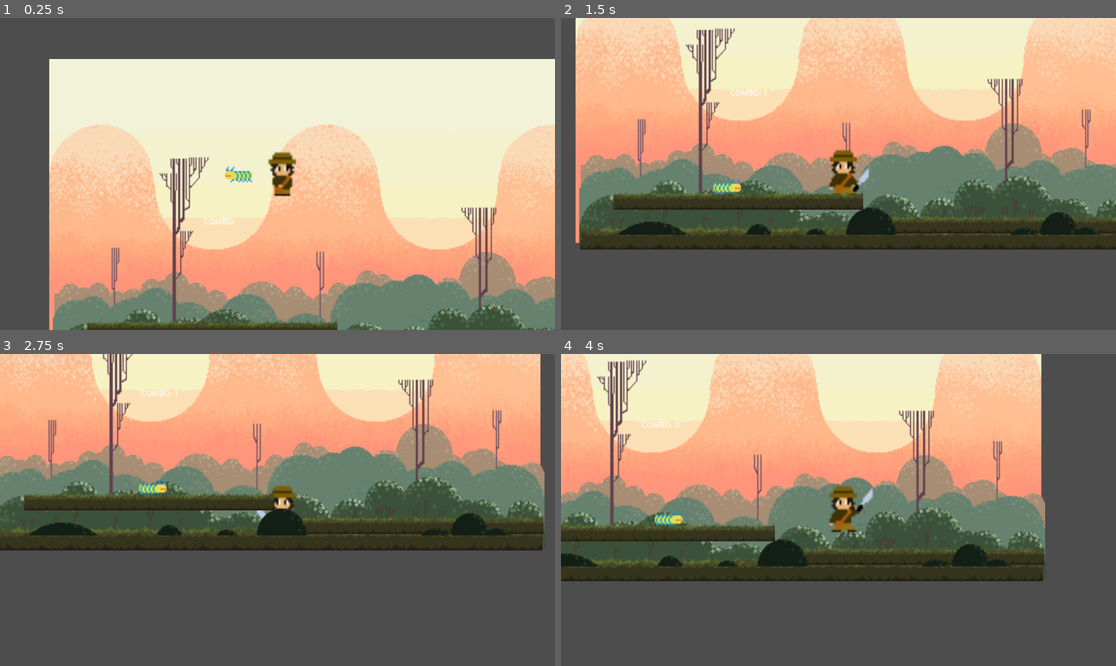
Above: before the commit, frames 1-4 (two rows, left to right).
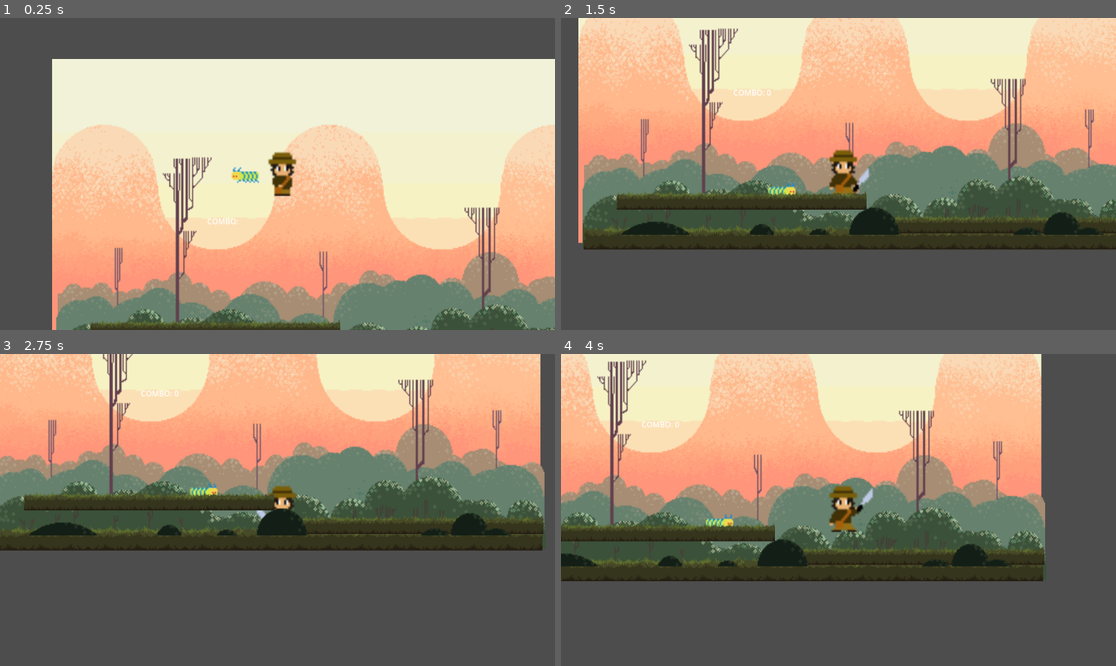
Above: after the commit, the same moments.

Repository: ako3131/traj-flower-frenzy
Game: Godot game, scene res://scene/main.tscn
Two runs of this game, one before a commit and one after it. Both use one fixed random seed, a clock stepped at 60 frames per second and the inputs below.
Inputs:
- Up to frame 1 (0.25 s): no input
- Up to frame 2 (1.5 s): hold D (right) from 0.53 s (still down); tap J (attack) at 0.6, 1.35 s; tap Space (jump) at 0.77 s
- Up to frame 3 (2.75 s): tap Space (jump) at 1.52 s; release D (right) at 2.03 s; hold A (left) from 2.03 s (still down); hold Shift (sprint) from 2.03 s (still down); tap J (attack) at 2.3 s
- Up to frame 4 (4 s): release A (left) at 2.78 s; release Shift (sprint) at 2.78 s; hold D (right) from 2.78 s (still down); tap J (attack) at 2.85, 3.6 s; tap Space (jump) at 3.02, 3.77 s

The runs differ from the first frame. In frame 1, 7.2% of the frame differs, in the area x 8-100%, y 13-100%; in frame 2, 8.2%, in the area x 2-100%, y 0-75%; in frame 3, 0.3%; in frame 4, 0.3%.

Commit message:
small changes to supplement last push

Diff:
--- a/Flower-Frenzy-main/bug_monster.tscn
+++ b/Flower-Frenzy-main/bug_monster.tscn
@@ -52,18 +52,20 @@
 "speed": 5.0
 }]
 
-[sub_resource type="RectangleShape2D" id="RectangleShape2D_o8kbt"]
-size = Vector2(63.5, 36.5)
+[sub_resource type="CapsuleShape2D" id="CapsuleShape2D_s4j3h"]
+radius = 9.01606
+height = 59.9816
 
 [node name="bug_monster" type="CharacterBody2D" groups=["enemy"]]
 script = ExtResource("1_4qgxo")
 
 [node name="AnimatedSprite2D" type="AnimatedSprite2D" parent="."]
-position = Vector2(-0.999969, -7)
+position = Vector2(0, -6)
 scale = Vector2(2.82812, 2.875)
 sprite_frames = SubResource("SpriteFrames_ymtva")
 animation = &"walk"
 
 [node name="CollisionShape2D" type="CollisionShape2D" parent="."]
-position = Vector2(-4, 0)
-shape = SubResource("RectangleShape2D_o8kbt")
+position = Vector2(-4, 3)
+rotation = -1.56262
+shape = SubResource("CapsuleShape2D_s4j3h")
--- a/Flower-Frenzy-main/coco.gd
+++ b/Flower-Frenzy-main/coco.gd
@@ -82,21 +82,14 @@
 func _on_animated_sprite_2d_animation_finished() -> void:
 	if $AnimatedSprite2D.animation == "attack":
 		is_attacking = false
-		# Resume appropriate animation based on state
+		$AttackArea.monitoring = false
+				# Resume appropriate animation based on state
 		if not is_on_floor():
 			$AnimatedSprite2D.animation = "jump"
 		elif velocity.length() == 0:
 			$AnimatedSprite2D.animation = "still"
 		else:
 			$AnimatedSprite2D.animation = "walk"
-
-#func _on_area_2d_body_entered(body: Node2D) -> void:
-	#if body.is_in_group("enemy"):
-		#enemy_in_range = true
-
-#func _on_area_2d_body_exited(body: Node2D) -> void:
-	#if body.is_in_group("enemy"):
-		#enemy_in_range = false
 
 func deal_damage() -> bool:
 	var hit_registered = false
--- a/Flower-Frenzy-main/coco.tscn
+++ b/Flower-Frenzy-main/coco.tscn
@@ -116,8 +116,9 @@
 [sub_resource type="RectangleShape2D" id="RectangleShape2D_evwk8"]
 size = Vector2(35, 94)
 
-[sub_resource type="CircleShape2D" id="CircleShape2D_vuavu"]
-radius = 70.0
+[sub_resource type="CapsuleShape2D" id="CapsuleShape2D_lb3j2"]
+radius = 19.0
+height = 100.0
 
 [sub_resource type="RectangleShape2D" id="RectangleShape2D_fpfpj"]
 size = Vector2(38.271, 14.7163)
@@ -138,7 +139,7 @@
 [node name="Area2D" type="Area2D" parent="."]
 
 [node name="CollisionShape2D" type="CollisionShape2D" parent="Area2D"]
-shape = SubResource("CircleShape2D_vuavu")
+shape = SubResource("CapsuleShape2D_lb3j2")
 
 [node name="AttackArea" type="Area2D" parent="."]
 monitoring = false
